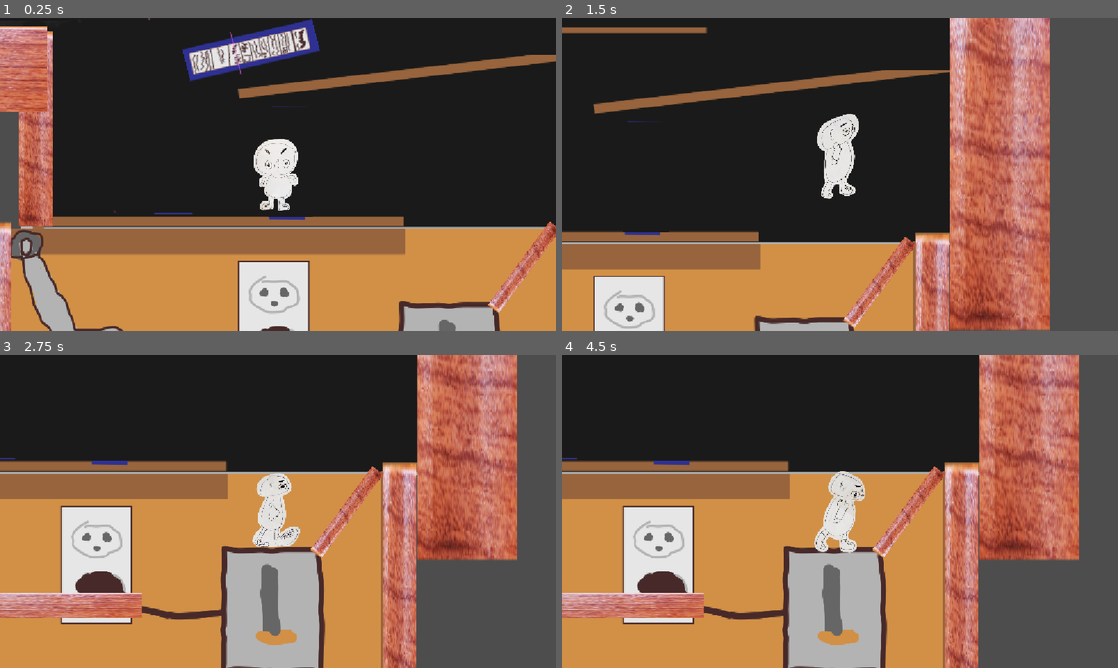
Above: before the commit, frames 1-4 (two rows, left to right).
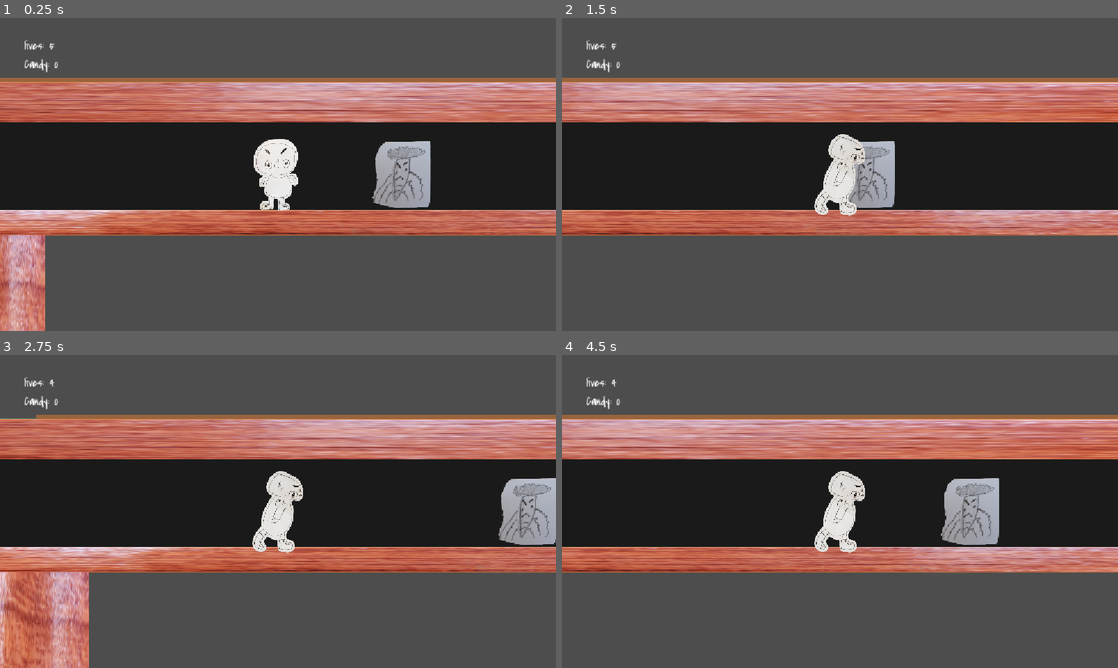
Above: after the commit, the same moments.

Repository: lmg-crono/group-project-final
Game: Godot game, scene res://node_2d.tscn
Same seed, same stepped clock (60 frames per second), same inputs: the game is played once before the commit and once after it. The engine's default icon, where the game draws it, is replaced by a stand-in: a white triangle on a blue panel in a dark square.
Inputs:
- Up to frame 1 (0.25 s): no input
- Up to frame 2 (1.5 s): hold Right (walk_right) from 0.53 s (still down); tap Space (jump) at 0.77 s
- Up to frame 3 (2.75 s): tap Space (jump) at 1.52 s; release Right (walk_right) at 2.03 s; hold Left (walk_left) from 2.03 s (still down)
- Up to frame 4 (4.5 s): release Left (walk_left) at 2.78 s; hold Right (walk_right) 2.78-4.28 s; tap Space (jump) at 3.02, 3.77 s; hold Left (walk_left) from 4.28 s (still down)

The runs differ from the first frame. In frame 1, 75% of the frame differs, in the area x 0-100%, y 0-100%; in frame 2, 75%; in frame 3, 87%; in frame 4, 87%.

Commit message:
credits and stuff

Diff:
--- a/area_2d.gd
+++ b/area_2d.gd
@@ -1,6 +1,10 @@
 extends Area2D
-
+var reloaded = false
 func _on_body_entered(body: Node2D) -> void:
+	if reloaded:
+		return
 	if body.name == "CharacterBody2D":
 		Global.lives -= 1
-		get_tree().reload_current_scene()
+		Global.life_lost.emit()
+		reloaded = true
+		#get_tree().reload_current_scene.call_deferred()
--- /dev/null
+++ b/button.gd
@@ -0,0 +1,5 @@
+extends Button
+
+
+func _on_pressed() -> void:
+	get_tree().change_scene_to_file("res://node_2d.tscn")
--- /dev/null
+++ b/credits.tscn
@@ -0,0 +1,54 @@
+[gd_scene format=3 uid="uid://uqcsbn2a4ipp"]
+
+[ext_resource type="Script" uid="uid://djmmbo7ydqgnd" path="res://button.gd" id="1_c1t8d"]
+[ext_resource type="Texture2D" uid="uid://8yh7retj54el" path="res://2.png" id="2_g4wvt"]
+
+[node name="Credits" type="Control" unique_id=578998402]
+layout_mode = 3
+anchors_preset = 15
+anchor_right = 1.0
+anchor_bottom = 1.0
+grow_horizontal = 2
+grow_vertical = 2
+
+[node name="MarginContainer" type="MarginContainer" parent="." unique_id=876285828]
+layout_mode = 1
+anchors_preset = 15
+anchor_right = 1.0
+anchor_bottom = 1.0
+grow_horizontal = 2
+grow_vertical = 2
+
+[node name="CenterContainer" type="CenterContainer" parent="MarginContainer" unique_id=541508956]
+layout_mode = 2
+
+[node name="VBoxContainer" type="VBoxContainer" parent="MarginContainer/CenterContainer" unique_id=588855188]
+layout_mode = 2
+
+[node name="Label" type="Label" parent="MarginContainer/CenterContainer/VBoxContainer" unique_id=896936334]
+layout_mode = 2
+text = "Thanks for playing
+Game by Ezra and Nick"
+
+[node name="Button" type="Button" parent="MarginContainer/CenterContainer/VBoxContainer" unique_id=1162141635]
+layout_mode = 2
+text = "Play Again?"
+script = ExtResource("1_c1t8d")
+
+[node name="2" type="Sprite2D" parent="MarginContainer/CenterContainer/VBoxContainer" unique_id=234514210]
+position = Vector2(-190, 29)
+texture = ExtResource("2_g4wvt")
+
+[node name="3" type="Sprite2D" parent="MarginContainer/CenterContainer/VBoxContainer" unique_id=1948525029]
+position = Vector2(407, 34)
+texture = ExtResource("2_g4wvt")
+
+[node name="4" type="Sprite2D" parent="MarginContainer/CenterContainer/VBoxContainer" unique_id=98697838]
+position = Vector2(113, 247)
+texture = ExtResource("2_g4wvt")
+
+[node name="5" type="Sprite2D" parent="MarginContainer/CenterContainer/VBoxContainer" unique_id=1725538456]
+position = Vector2(111, -286)
+texture = ExtResource("2_g4wvt")
+
+[connection signal="pressed" from="MarginContainer/CenterContainer/VBoxContainer/Button" to="MarginContainer/CenterContainer/VBoxContainer/Button" method="_on_pressed"]
--- a/fall_detector.gd
+++ b/fall_detector.gd
@@ -7,6 +7,7 @@
 
 func _on_body_entered(body: Node2D) -> void:
 	Global.lives -=1
+	Global.Life_lost.emit()
 	get_tree().reload_current_scene.call_deferred()
 
 
--- a/global.gd
+++ b/global.gd
@@ -1,6 +1,6 @@
 extends Node
 
 var lives : int = 5
-
+signal life_lost
 var collectables : int = 0
 signal update_collectables
--- a/newnode_2d.tscn
+++ b/newnode_2d.tscn
@@ -7,18 +7,25 @@
 
 [node name="Node2D" type="Node2D" unique_id=1506112684]
 
-[node name="RigidBody2D2" parent="." unique_id=193630194 instance=ExtResource("1_g80kd")]
-
-[node name="StaticBody2D" type="StaticBody2D" parent="RigidBody2D2" unique_id=1684853032]
-
-[node name="CollisionShape2D" type="CollisionShape2D" parent="RigidBody2D2/StaticBody2D" unique_id=1667632775]
-position = Vector2(-26, 87)
-shape = SubResource("CircleShape2D_yy3is")
-
 [node name="PinJoint2D" type="PinJoint2D" parent="." unique_id=1497461382]
 node_a = NodePath("../RigidBody2D2")
-node_b = NodePath("../RigidBody2D2/StaticBody2D")
-disable_collision = false
+node_b = NodePath("../StaticBody2D")
 angular_limit_enabled = true
 angular_limit_lower = 0.7958701
 angular_limit_upper = 0.8848819
+
+[node name="StaticBody2D" type="StaticBody2D" parent="." unique_id=1684853032]
+
+[node name="CollisionShape2D" type="CollisionShape2D" parent="StaticBody2D" unique_id=1667632775]
+position = Vector2(0, 13)
+shape = SubResource("CircleShape2D_yy3is")
+
+[node name="RigidBody2D2" parent="." unique_id=193630194 instance=ExtResource("1_g80kd")]
+
+[node name="CollisionShape2D" parent="RigidBody2D2" index="0" unique_id=725574164]
+position = Vector2(-1.0000038, -185)
+
+[node name="Screenshot20260722105317" parent="RigidBody2D2" index="1" unique_id=750198928]
+position = Vector2(-3, -183)
+
+[editable path="RigidBody2D2"]
--- /dev/null
+++ b/node_2d.gd
@@ -0,0 +1,9 @@
+extends Node2D
+
+func _ready() -> void:
+	Global.life_lost.connect(_on_life_lost)
+func _on_life_lost():
+	if Global.lives > 0:
+		get_tree().reload_current_scene()
+	else:
+		get_tree().change_scene_to_file("res://credits.tscn")
--- a/node_2d.tscn
+++ b/node_2d.tscn
@@ -2,6 +2,7 @@
 
 [ext_resource type="Texture2D" uid="uid://bq67suxlhnhaq" path="res://icon.svg" id="1_0e48y"]
 [ext_resource type="Texture2D" uid="uid://6hifvwxkgjmu" path="res://Screenshot_2026-07-21_16-35-06.png" id="1_4d7sh"]
+[ext_resource type="Script" uid="uid://dvof35dwxuwlq" path="res://node_2d.gd" id="1_e8dv2"]
 [ext_resource type="Texture2D" uid="uid://c6av0qemekvrg" path="res://Screenshot_2026-07-22_09-02-36.png" id="1_ir8iy"]
 [ext_resource type="Texture2D" uid="uid://b08sk0n8x6y6o" path="res://Screenshot_2026-07-21_13-50-18.png" id="1_kdubu"]
 [ext_resource type="PackedScene" uid="uid://by174dfaqu7wt" path="res://character_body_2d.tscn" id="2_0e48y"]
@@ -21,6 +22,7 @@
 [ext_resource type="Texture2D" uid="uid://5kvqm48ed324" path="res://Character anims/Woodplatform.png" id="18_k73cj"]
 [ext_resource type="PackedScene" uid="uid://bg2ciqpmltnwy" path="res://woodplatform_5.tscn" id="19_7vxoj"]
 [ext_resource type="PackedScene" uid="uid://dy4hlvu4lw7qg" path="res://area_enemy.tscn" id="20_fs4d3"]
+[ext_resource type="Texture2D" uid="uid://cweoqv6wh77ac" path="res://Candy.png" id="22_ei405"]
 
 [sub_resource type="RectangleShape2D" id="RectangleShape2D_fwou7"]
 size = Vector2(28.068527, 131.16994)
@@ -56,7 +58,7 @@
 size = Vector2(1274, 11)
 
 [sub_resource type="RectangleShape2D" id="RectangleShape2D_8cre8"]
-size = Vector2(40, 606.625)
+size = Vector2(40, 275.3125)
 
 [sub_resource type="RectangleShape2D" id="RectangleShape2D_uc04w"]
 size = Vector2(210, 925)
@@ -74,6 +76,7 @@
 size = Vector2(214.59578, 25.82904)
 
 [node name="Main" type="Node2D" unique_id=242556052]
+script = ExtResource("1_e8dv2")
 
 [node name="Level 3" type="Sprite2D" parent="." unique_id=1615782346]
 position = Vector2(19, -622)
@@ -196,7 +199,7 @@
 
 [node name="CharacterBody2D" parent="." unique_id=1230144333 instance=ExtResource("2_0e48y")]
 z_index = 8
-position = Vector2(219, -209)
+position = Vector2(1564, -719)
 
 [node name="Fall Detector" type="Area2D" parent="." unique_id=89915164]
 position = Vector2(52, 532)
@@ -209,7 +212,6 @@
 [node name="CanvasLayer" type="CanvasLayer" parent="." unique_id=541564298]
 
 [node name="Control" type="Control" parent="CanvasLayer" unique_id=1942786605]
-visible = false
 layout_mode = 3
 anchors_preset = 15
 anchor_right = 1.0
@@ -218,7 +220,6 @@
 grow_vertical = 2
 
 [node name="MarginContainer" type="MarginContainer" parent="CanvasLayer/Control" unique_id=2102822591]
-visible = false
 layout_mode = 1
 anchors_preset = 15
 anchor_right = 1.0
@@ -276,17 +277,17 @@
 [node name="StaticBody2D3" type="StaticBody2D" parent="." unique_id=1886326467]
 
 [node name="CollisionShape2D" type="CollisionShape2D" parent="StaticBody2D3" unique_id=1674844326]
-position = Vector2(1833, -116)
+position = Vector2(1971, -307)
 shape = SubResource("RectangleShape2D_l7l66")
 
-[node name="StaticBody2D" type="StaticBody2D" parent="StaticBody2D3/CollisionShape2D" unique_id=147865312]
-position = Vector2(106, -432.125)
-
-[node name="CollisionShape2D" type="CollisionShape2D" parent="StaticBody2D3/CollisionShape2D/StaticBody2D" unique_id=527788697]
+[node name="StaticBody2D13" type="StaticBody2D" parent="." unique_id=147865312]
+position = Vector2(1851, -548.125)
+
+[node name="CollisionShape2D" type="CollisionShape2D" parent="StaticBody2D13" unique_id=527788697]
 position = Vector2(0, -40.875)
 shape = SubResource("RectangleShape2D_l7l66")
 
-[node name="CollisionShape2D2" type="CollisionShape2D" parent="StaticBody2D3/CollisionShape2D/StaticBody2D" unique_id=1064687496]
+[node name="CollisionShape2D2" type="CollisionShape2D" parent="StaticBody2D13" unique_id=1064687496]
 position = Vector2(90.25, -42.375)
 shape = SubResource("RectangleShape2D_l7l66")
 
@@ -297,7 +298,7 @@
 shape = SubResource("RectangleShape2D_0arap")
 
 [node name="CollisionShape2D" type="CollisionShape2D" parent="StaticBody2D4" unique_id=1521572902]
-position = Vector2(-455, -266)
+position = Vector2(-448, -304)
 shape = SubResource("RectangleShape2D_0arap")
 
 [node name="StaticBody2D5" type="StaticBody2D" parent="." unique_id=728103113]
@@ -308,7 +309,7 @@
 shape = SubResource("RectangleShape2D_gjg0o")
 
 [node name="Pivot box" parent="." unique_id=1506112684 instance=ExtResource("13_7vxoj")]
-position = Vector2(8, -214)
+position = Vector2(-60, -207)
 
 [node name="StaticBody2D6" type="StaticBody2D" parent="." unique_id=255279753]
 
@@ -372,6 +373,7 @@
 collision_mask = 3
 
 [node name="CollisionShape2D" type="CollisionShape2D" parent="StaticBody2D9" unique_id=362762743]
+position = Vector2(0, 165.65625)
 shape = SubResource("RectangleShape2D_8cre8")
 
 [node name="Screenshot20260722105346" type="Sprite2D" parent="." unique_id=1101459331]
@@ -447,7 +449,7 @@
 texture = ExtResource("18_k73cj")
 
 [node name="Woodplatform3" type="Sprite2D" parent="." unique_id=1761612714]
-position = Vector2(-607.89294, -441)
+position = Vector2(-631, -432)
 scale = Vector2(1.4936903, 1.0839196)
 texture = ExtResource("18_k73cj")
 
@@ -516,5 +518,12 @@
 scale = Vector2(0.99999994, 0.99999994)
 shape = SubResource("RectangleShape2D_0hfnm")
 
+[node name="Candy" type="Sprite2D" parent="." unique_id=881368394]
+position = Vector2(2672, -718)
+scale = Vector2(0.24980474, 0.23344289)
+texture = ExtResource("22_ei405")
+
+[node name="AudioStreamPlayer2D" type="AudioStreamPlayer2D" parent="." unique_id=1572514996]
+
 [connection signal="body_entered" from="Fall Detector" to="Fall Detector" method="_on_body_entered"]
 [connection signal="body_entered" from="win" to="win" method="_on_body_entered"]
--- a/rigid_body_2d_2.tscn
+++ b/rigid_body_2d_2.tscn
@@ -22,8 +22,3 @@
 position = Vector2(2, -32.999996)
 scale = Vector2(1.2676057, 1.6626507)
 texture = ExtResource("1_brn40")
-
-[node name="PinJoint2D" type="PinJoint2D" parent="." unique_id=1180831723]
-node_a = NodePath("..")
-node_b = NodePath("..")
-angular_limit_enabled = true
Not shown, added: button.gd.uid
Not shown, added: node_2d.gd.uid
